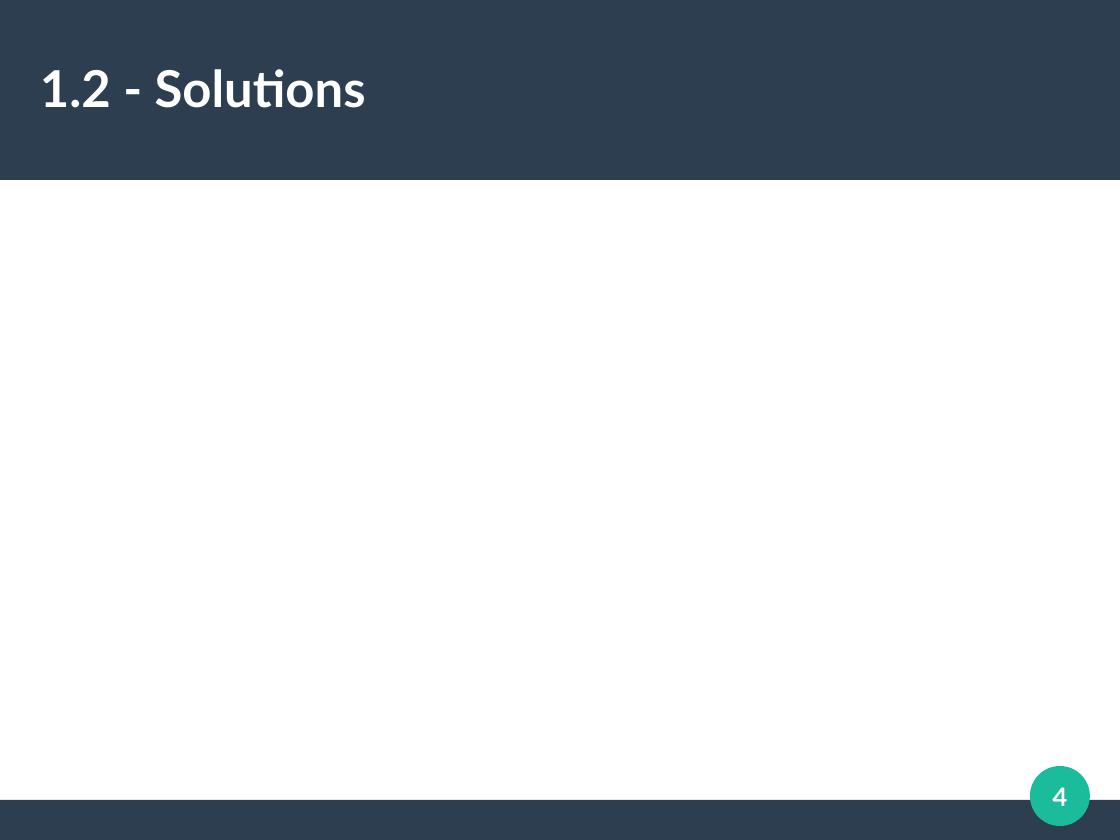
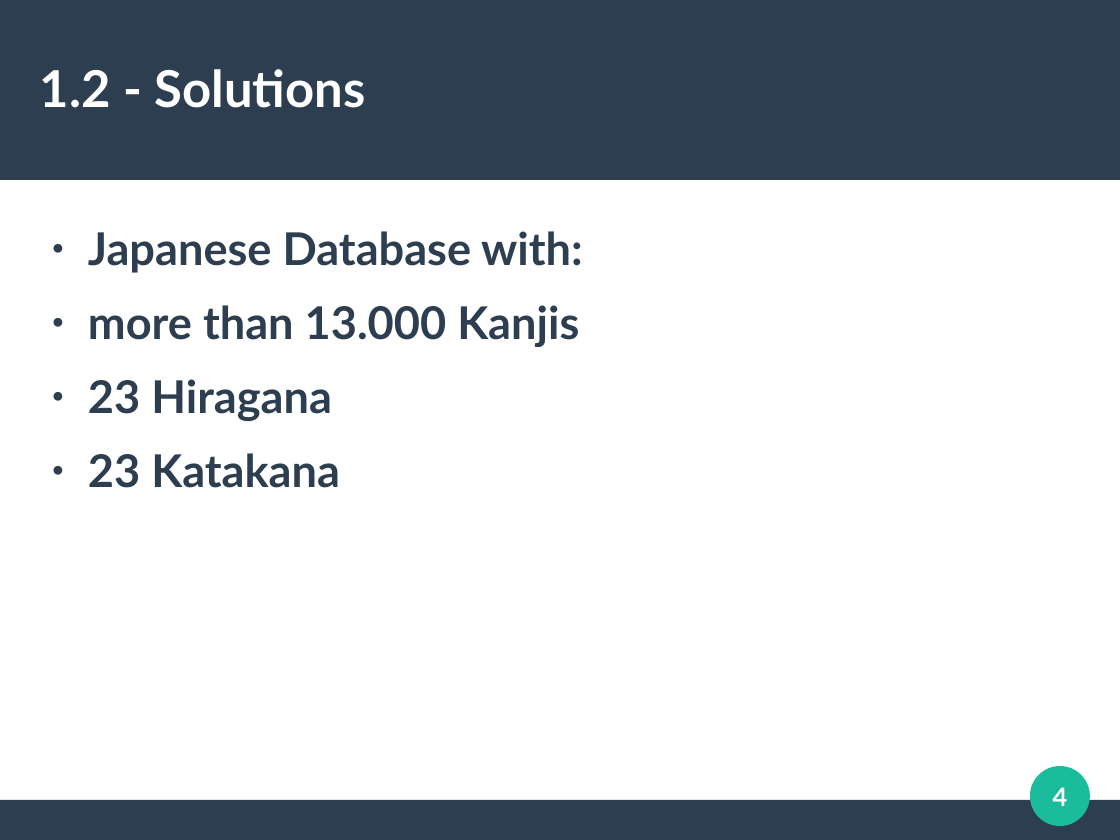
Before and after one commit to sergioparamo/kanjistudy, a slide deck: slide 4 of description/KanjiStudyPresentation.odp. Drawn at 1120x840 pixels with LibreOffice and Linux fonts; fonts in the diff are those of the drawing. Boxes give left, top, right and bottom in pixels: in the first picture for what was removed or moved away, otherwise in the second. Text is boxed around its words. In the diff, an @@ line names an element or a change of style, - is before the commit and + after.

```diff
--- a/description/KanjiStudyPresentation.odp
+++ b/description/KanjiStudyPresentation.odp
@@ text added at bbox=[88, 231, 583, 488], 32 pt, text #2C3E50, bold @@
+● Japanese Database with:
+● more than 13.000 Kanjis
+● 23 Hiragana
+● 23 Katakana
```
Also in this commit, not shown: 2 other slides changed, 5 slides added, 4 slides removed, 15 other files.
